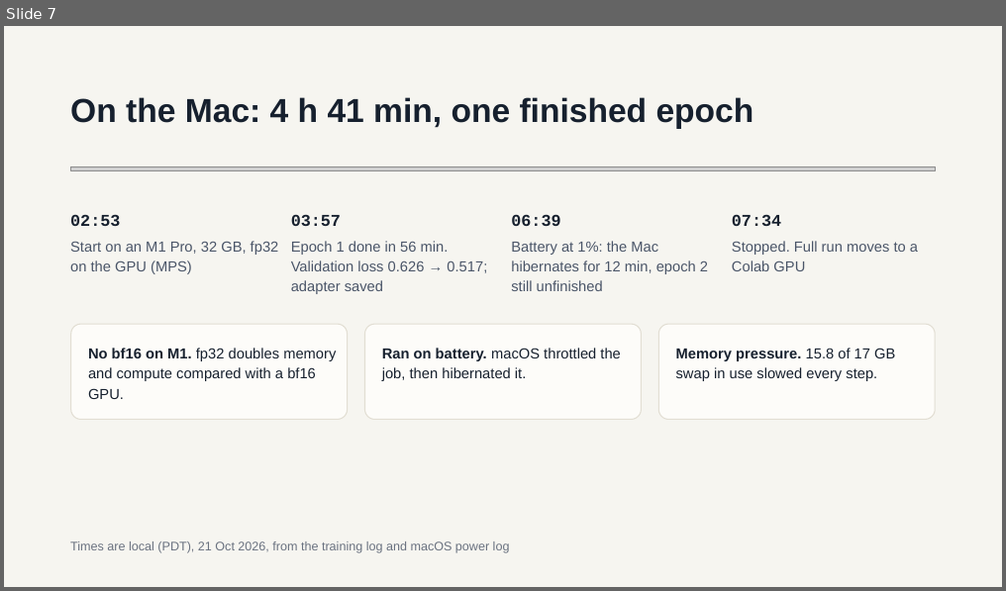
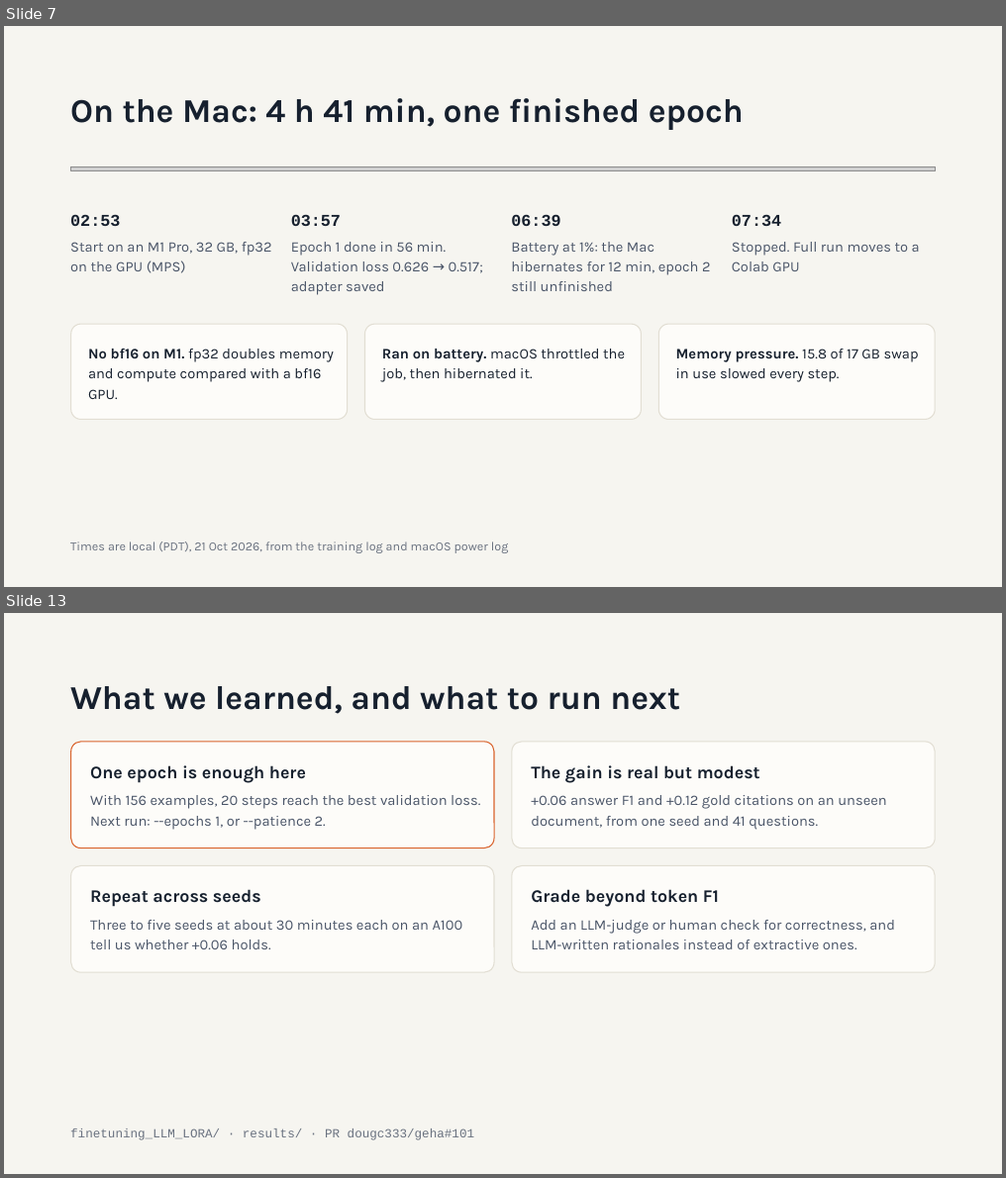
Before and after one commit to dougc333/geha, a slide deck: docs/GEHA Generator LoRA Finetuning.pptx. Shown one above the other, each under a label of ours: slide 7 before the commit, slides 7 and 13 after it; the slides between them are not shown. The pictures are 1006x591 and 1006x1178 pixels, drawn with LibreOffice and Linux fonts; fonts in the diff are those of the drawing; grey boxes stand for pictures; background and template pictures are left out. Boxes give left, top, right and bottom in pixels: in the first picture for what was removed or moved away, otherwise in the second. Text is boxed around its words. In the diff, an @@ line names an element or a change of style, - is before the commit and + after.

```diff
--- a/docs/GEHA Generator LoRA Finetuning.pptx
+++ b/docs/GEHA Generator LoRA Finetuning.pptx
@@ slide 13 added at bbox=[4, 613, 1002, 1174], background #F6F5F0 @@
@@ title added at bbox=[70, 686, 680, 714], 32 pt, text #16202E, bold @@
+What we learned, and what to run next
@@ rounded rectangle added at bbox=[71, 742, 494, 848], fill #FDFCF9, outline #D9622B 1 pt @@
@@ rounded rectangle added at bbox=[512, 742, 935, 848], fill #FDFCF9, outline #E2DED3 1 pt @@
@@ text added at bbox=[90, 765, 306, 783], 17 pt, text #16202E, bold @@
+One epoch is enough here
@@ text added at bbox=[531, 765, 760, 783], 17 pt, text #16202E, bold @@
+The gain is real but modest
@@ text added at bbox=[90, 795, 480, 830], 14 pt, text #4A5568 @@
+With 156 examples, 20 steps reach the best validation loss. Next run: --epochs 1, or --patience 2.
@@ text added at bbox=[531, 795, 886, 830], 14 pt, text #4A5568 @@
++0.06 answer F1 and +0.12 gold citations on an unseen document, from one seed and 41 questions.
@@ rounded rectangle added at bbox=[71, 866, 494, 972], fill #FDFCF9, outline #E2DED3 1 pt @@
@@ rounded rectangle added at bbox=[512, 866, 935, 972], fill #FDFCF9, outline #E2DED3 1 pt @@
@@ text added at bbox=[90, 889, 261, 907], 17 pt, text #16202E, bold @@
+Repeat across seeds
@@ text added at bbox=[531, 889, 719, 907], 17 pt, text #16202E, bold @@
+Grade beyond token F1
@@ text added at bbox=[90, 920, 463, 950], 14 pt, text #4A5568 @@
+Three to five seeds at about 30 minutes each on an A100 tell us whether +0.06 holds.
@@ text added at bbox=[531, 920, 895, 950], 14 pt, text #4A5568 @@
+Add an LLM‑judge or human check for correctness, and LLM‑written rationales instead of extractive ones.
@@ text added at bbox=[70, 1129, 474, 1141], 12 pt, text #6A7280 @@
+finetuning_LLM_LORA/ · results/ · PR dougc333/geha#101
@@ slide 7 changed as well @@
@@ font Arial to Karla in 9 elements at bbox=[70, 98, 744, 130], bbox=[70, 242, 272, 274], bbox=[291, 242, 483, 295], bbox=[511, 242, 711, 291], bbox=[732, 242, 920, 272], bbox=[71, 324, 348, 419], bbox=[364, 324, 642, 419], bbox=[659, 324, 936, 419], bbox=[70, 542, 509, 554] @@
```
Also in this commit, not shown: 6 other slides changed, 5 other slides added, 3 slides removed.
